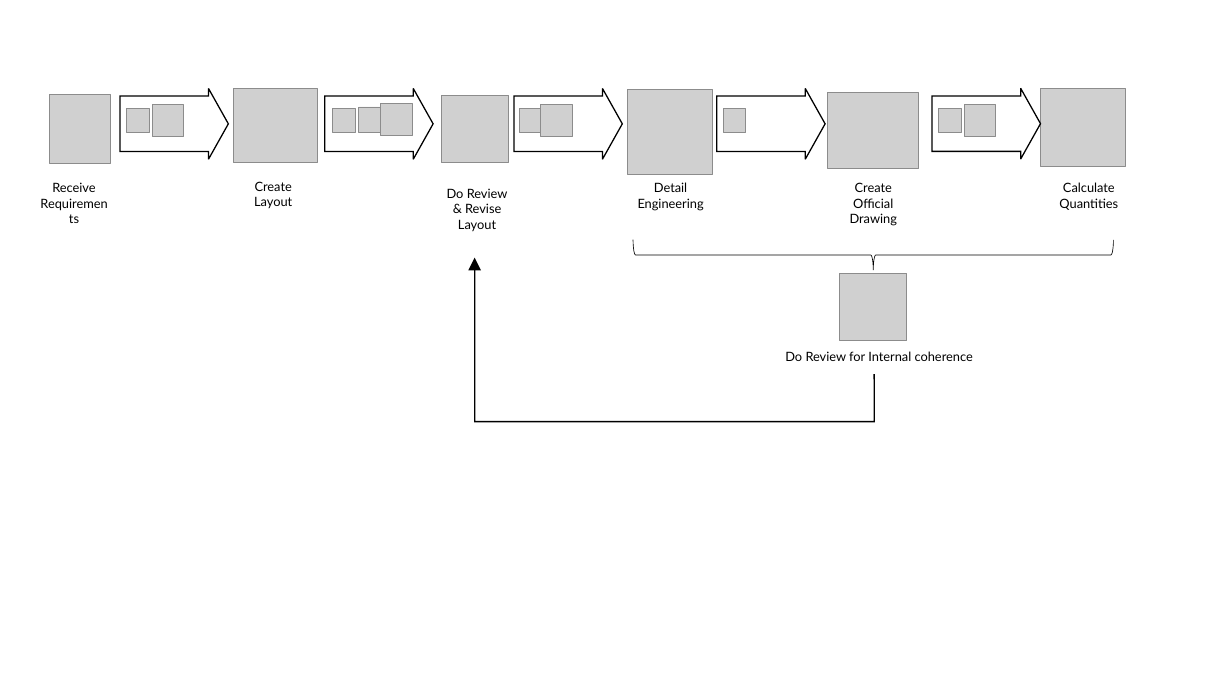
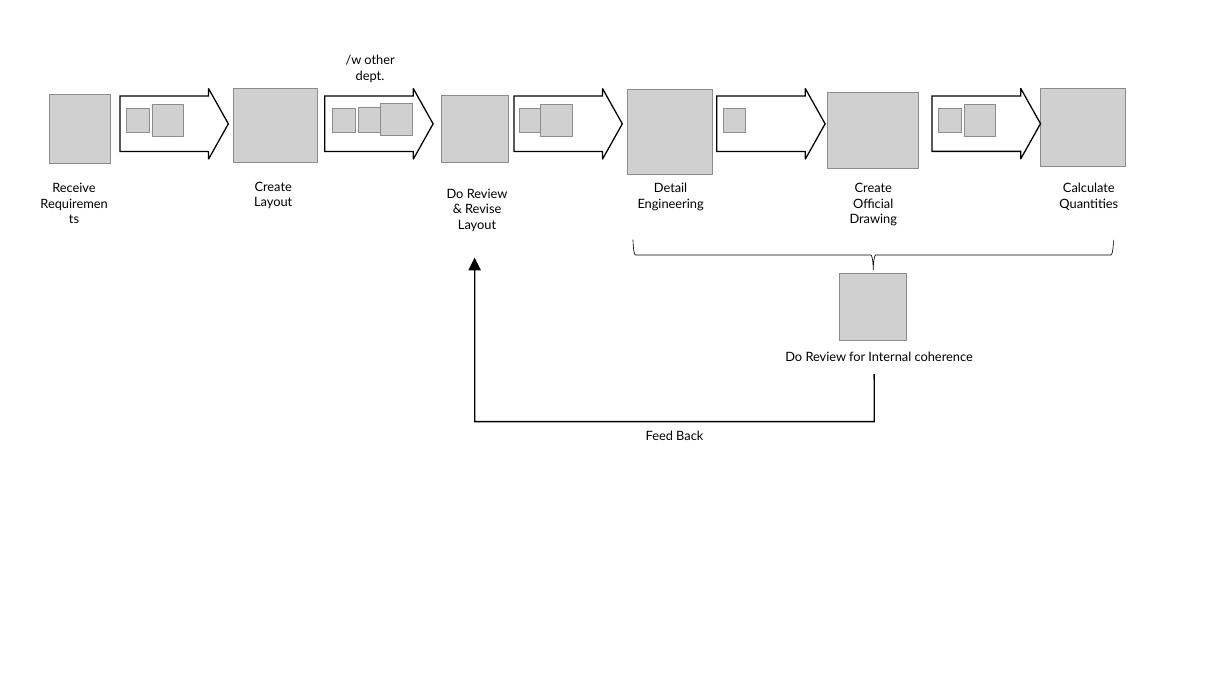
Before and after one commit to hnanmal/mQ, a slide deck: slide 4 of 논문준비/프레젠테이션1.pptx. Drawn at 1232x693 pixels with LibreOffice and Linux fonts; fonts in the diff are those of the drawing; grey boxes stand for pictures; background and template pictures are left out. Boxes give left, top, right and bottom in pixels: in the first picture for what was removed or moved away, otherwise in the second. Text is boxed around its words. In the diff, an @@ line names an element or a change of style, - is before the commit and + after.

```diff
--- a/논문준비/프레젠테이션1.pptx
+++ b/논문준비/프레젠테이션1.pptx
@@ text added at box(346, 54, 394, 82), 10 pt, text #000000 @@
+/w other dept.
@@ text added at box(646, 430, 703, 440), 10 pt, text #000000 @@
+Feed Back
```
Also in this commit, not shown: 7 other slides changed, 2 slides added, 2 slides removed.
